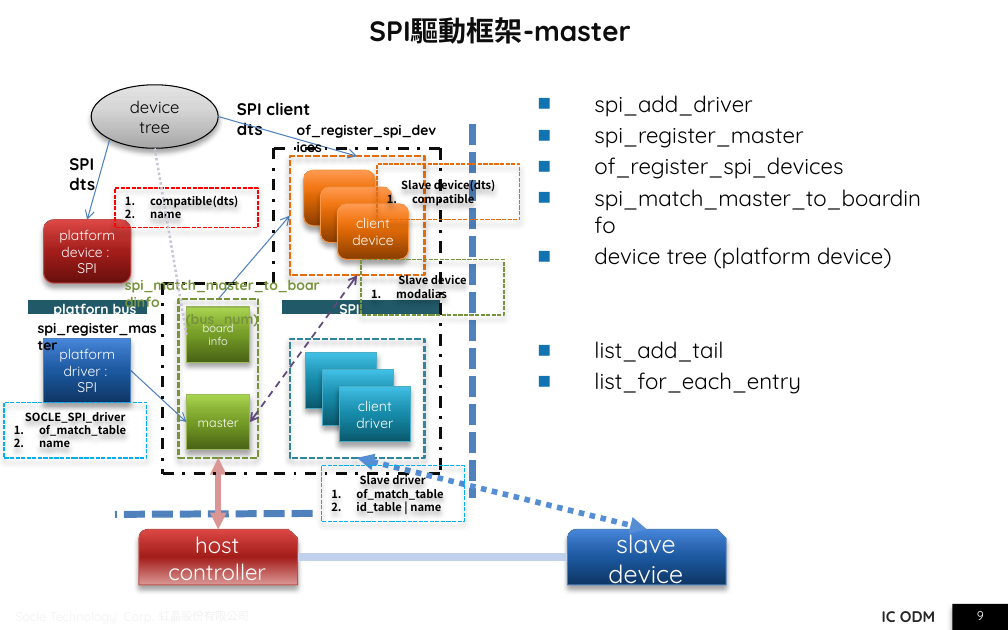
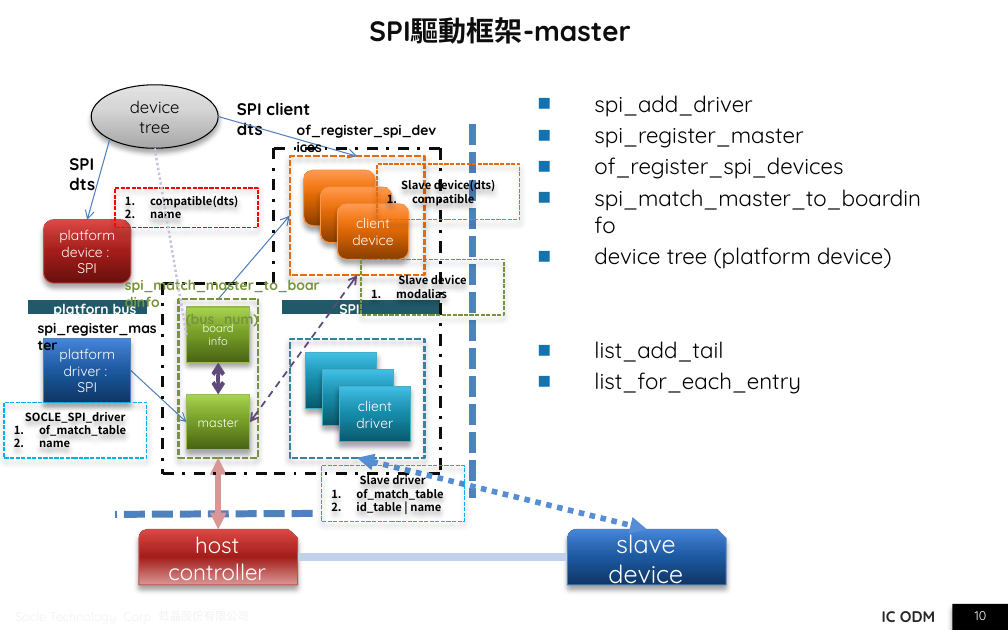
Before and after one commit to JomaskTsai/ppt_linux, a slide deck: slide 10 of spi_report_ben.pptx (slide 9 before the commit). Drawn at 1008x630 pixels with LibreOffice and Linux fonts; fonts in the diff are those of the drawing; background and template pictures are left out. Boxes give left, top, right and bottom in pixels: in the first picture for what was removed or moved away, otherwise in the second. Text is boxed around its words. In the diff, an @@ line names an element or a change of style, - is before the commit and + after.

```diff
--- a/spi_report_ben.pptx
+++ b/spi_report_ben.pptx
@@ double arrow added from (219, 363) to (219, 394), #604A7B 2.75 pt dashed @@
@@ page number at [975, 611, 987, 620]: text changed @@
-9
+10
```
Also in this commit, not shown: 1 other slide changed, 1 slide added.
